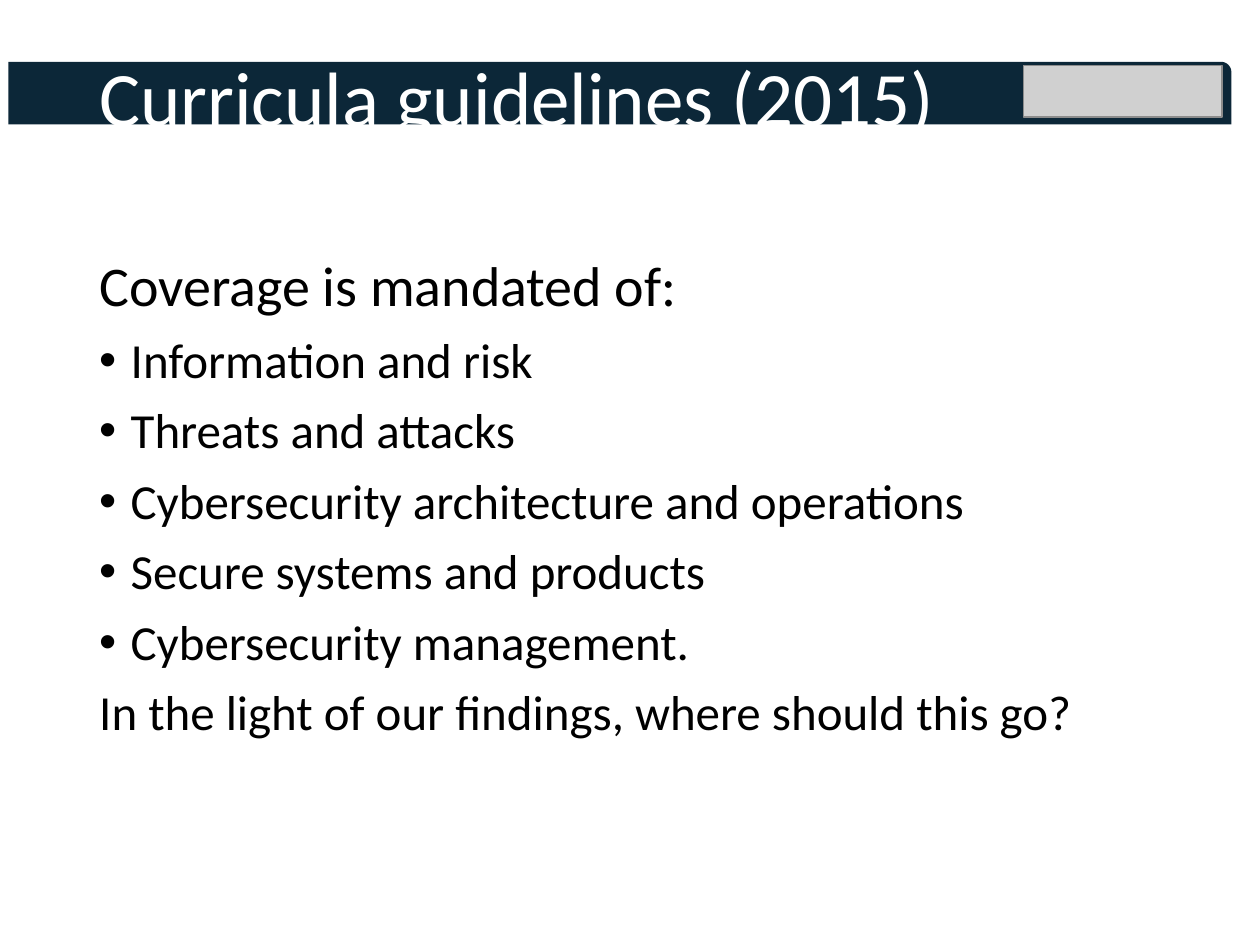
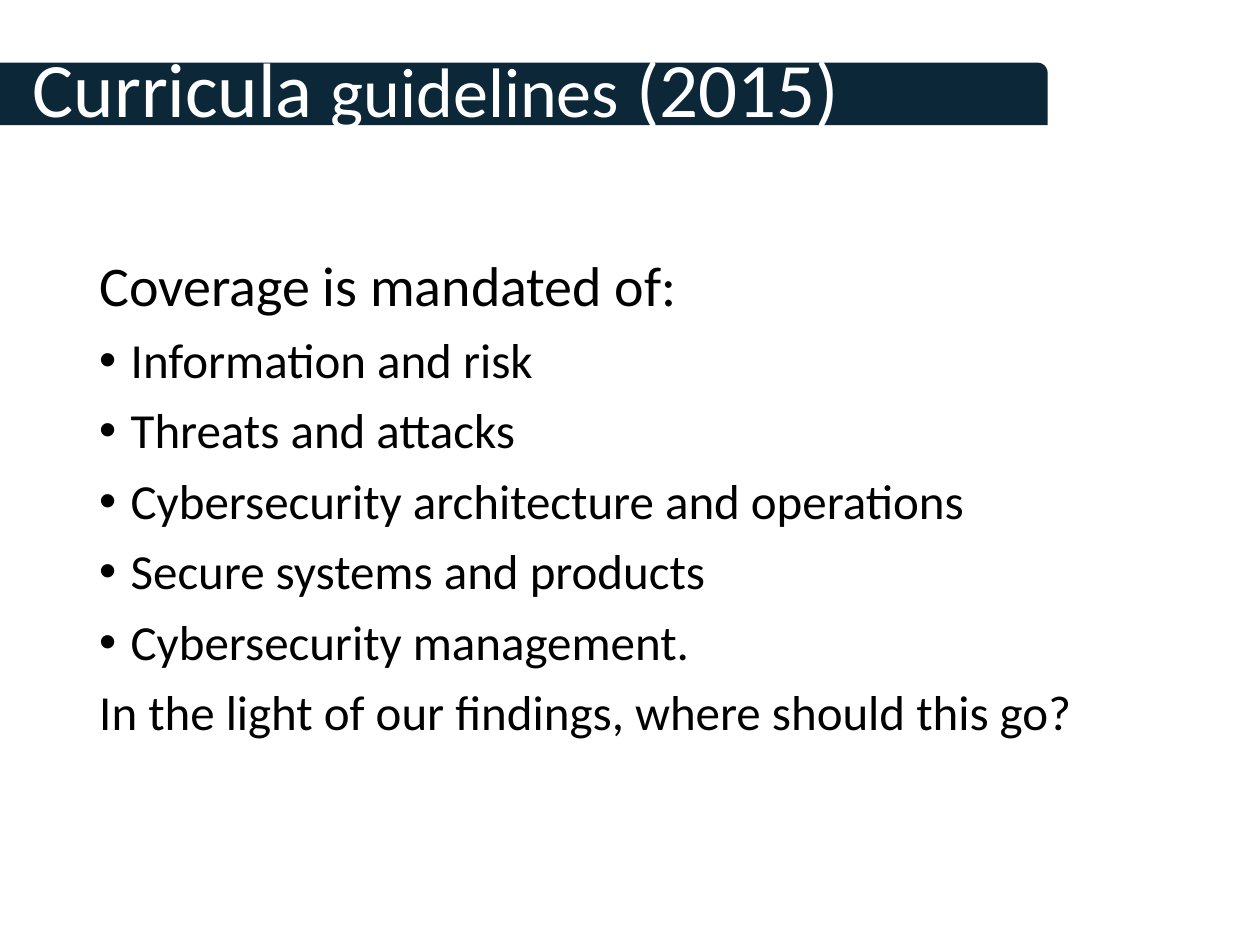
Before and after one commit to tomcrick/FIE2019, a slide deck: slide 9 of TalkatFI2019.pptx. Drawn at 1260x945 pixels with LibreOffice and Linux fonts; fonts in the diff are those of the drawing; grey boxes stand for pictures; background and template pictures are left out. Boxes give left, top, right and bottom in pixels: in the first picture for what was removed or moved away, otherwise in the second. Text is boxed around its words. In the diff, an @@ line names an element or a change of style, - is before the commit and + after.

```diff
--- a/TalkatFI2019.pptx
+++ b/TalkatFI2019.pptx
@@ title "Curricula guidelines (2015)": place and size @@
-title "Curricula guidelines (2015)" at bbox=[99, 70, 934, 144]
+title "Curricula guidelines (2015)" at bbox=[33, 53, 840, 135]
@@ title "Curricula guidelines (2015)" at bbox=[33, 53, 840, 135]: size 44 to 40 pt in "guidelines" @@
@@ round rect added at bbox=[0, 63, 1048, 126], fill #0C2738 @@
@@ round rect removed at bbox=[9, 62, 1232, 125] @@
@@ picture removed at bbox=[1024, 66, 1222, 117] @@
```
Also in this commit, not shown: 10 other slides changed.
